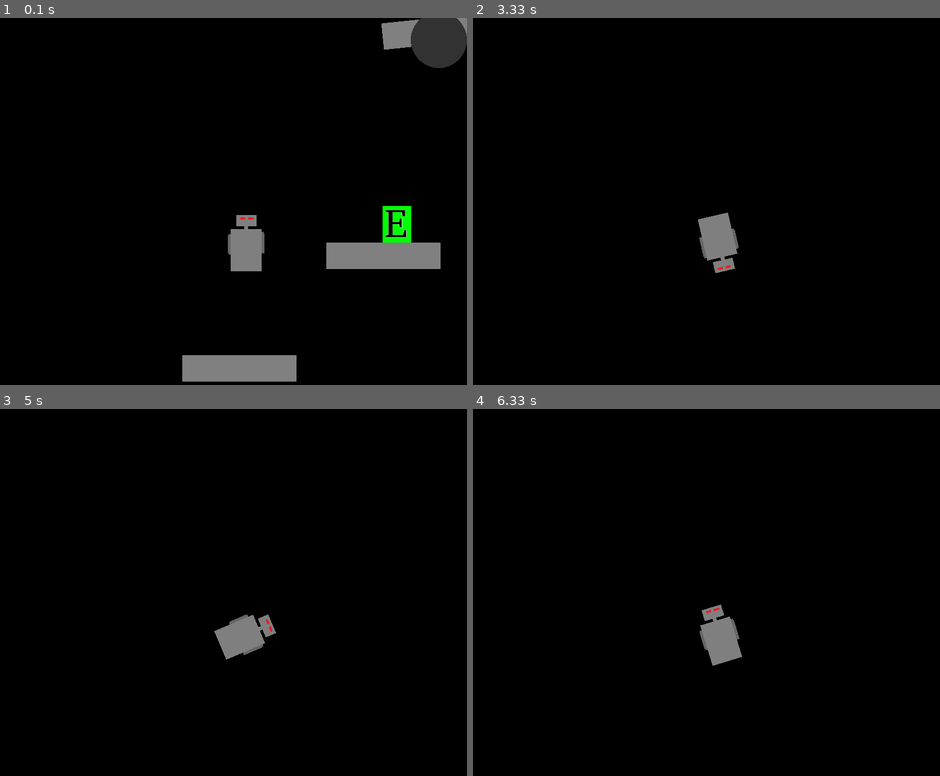
Above: before the commit, frames 1-4 (two rows, left to right).
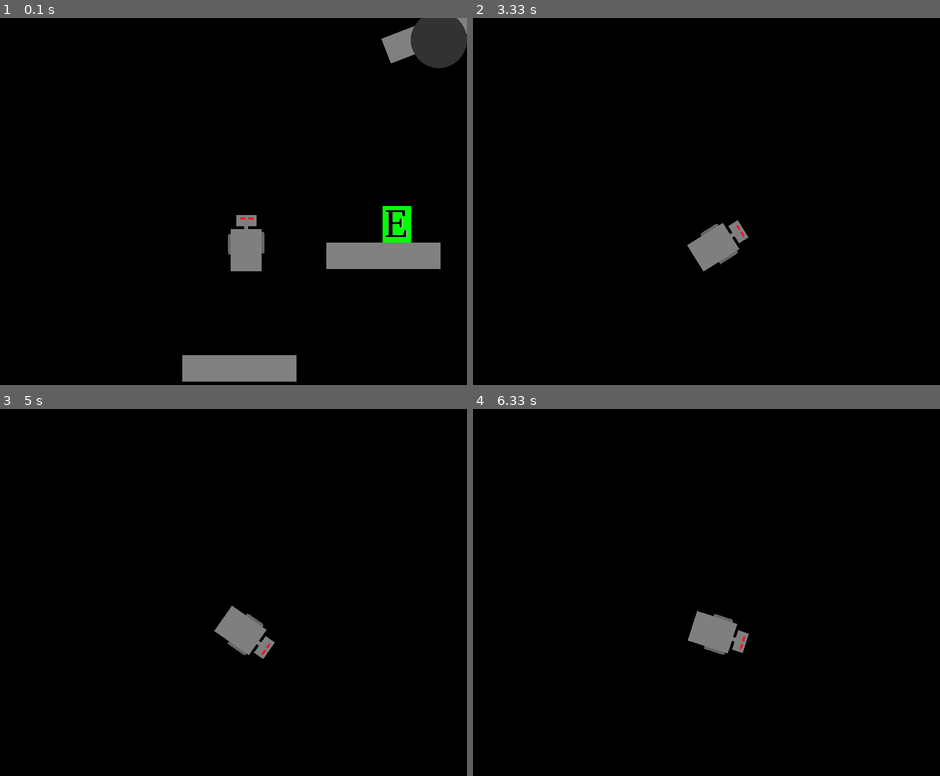
Above: after the commit, the same moments.

Repository: andrew-karppinen/pygame-simple-object
Game: pygame game, started from example.py
The game is run twice, just before and just after one commit, with the same random seed, the same clock (stepped at 60 frames per second) and the same inputs.
Inputs:
- Up to frame 1 (0.1 s): no input
- Up to frame 2 (3.33 s): hold Right 0.33-0.8 s; hold Up 0.83-1.13 s; hold Right 1.17-1.63 s; hold Left 1.67-2.2 s; tap T at 1.82, 3.22 s; hold Right from 3.07 s (still down)
- Up to frame 3 (5 s): release Right at 3.7 s; hold Up from 4.73 s (still down); tap T at 4.88 s
- Up to frame 4 (6.33 s): release Up at 5.03 s; hold Left from 6.13 s (still down); tap T at 6.28 s

The runs differ from the first frame. In frame 1, 0.4% of the frame differs, in the area x 81-100%, y 0-13%; in frame 2, 0.8%, in the area x 45-60%, y 53-70%; in frame 3, 0.7%; in frame 4, 0.7%.

Commit message:
add move method, moves the object by angle

Diff:
--- a/PygameSimpleObject/object_class.py
+++ b/PygameSimpleObject/object_class.py
@@ -1,9 +1,22 @@
 import pygame
+import math
 
 try: from PygameSimpleObject.object_collision import CollisionCheck #import CollisionCheck function other file
 except: from object_collision import CollisionCheck
 
 
+
+
+def Return_x_y(angle, distance):
+    '''
+    calculates the lengths of the legs of a right triangle from the length of the hypotenuse and the angle
+    '''
+
+    x = math.cos(math.radians(angle)) * distance
+
+    y = math.tan(math.radians(angle)) * x
+
+    return (x, y)
 
 
 def opposite(number):
@@ -78,9 +91,9 @@
         Rotate image around center
         """
 
-        self.angle_ = angle
-
-        self.image_ = pygame.transform.rotate(self.original_image_, angle)  #rotate image
+        self.angle_ += angle
+
+        self.image_ = pygame.transform.rotate(self.original_image_, self.angle_)  #rotate image
 
         self.rect_ = self.image_.get_rect(center=self.rect_.center)
 
@@ -166,6 +179,12 @@
             self.coordinate_y_ += number
 
 
+    def Move(self,distance:int):
+
+        x,y = Return_x_y(opposite(self.angle_),distance)
+
+        self.MoveX(int(x))
+        self.MoveY(int(y))
 
     def MoveX(self,distance: int):
         for i in range(abs(distance)):
--- /dev/null
+++ b/example2.py
@@ -0,0 +1,59 @@
+import pygame
+
+from PygameSimpleObject import *
+
+
+
+pygame.init()
+screen = pygame.display.set_mode((850, 700)) #create window
+clock = pygame.time.Clock()
+
+soldierimage = pygame.image.load("images/soldier.bmp") #load images
+
+soldier = NewObject(image=soldierimage,position_x=425,position_y=350)
+
+
+left = False
+right = False
+move = False
+
+
+while True: #main loop
+    #event lopp
+    for event in pygame.event.get():
+        #keyboards event
+        if event.type == pygame.KEYDOWN:
+            if event.key  == pygame.K_UP:
+                move = True
+            if event.key == pygame.K_LEFT:
+                left = True
+            if event.key == pygame.K_RIGHT:
+                right = True
+
+
+        if event.type == pygame.KEYUP:
+            if event.key == pygame.K_LEFT:
+                left = False
+            if event.key == pygame.K_RIGHT:
+                right = False
+            if event.key == pygame.K_UP:
+                move = False
+
+        if event.type == pygame.QUIT:
+            exit()
+
+
+    if left:
+        soldier.Rotate(5)
+    if right:
+        soldier.Rotate(-5)
+    if move:
+        soldier.Move(5)
+
+
+    #draw all
+    screen.fill((0, 0, 0))
+    screen.blit(soldier.image_,soldier.rect_)
+    pygame.display.flip()  # update screen
+
+    clock.tick(60)  # fps limit
